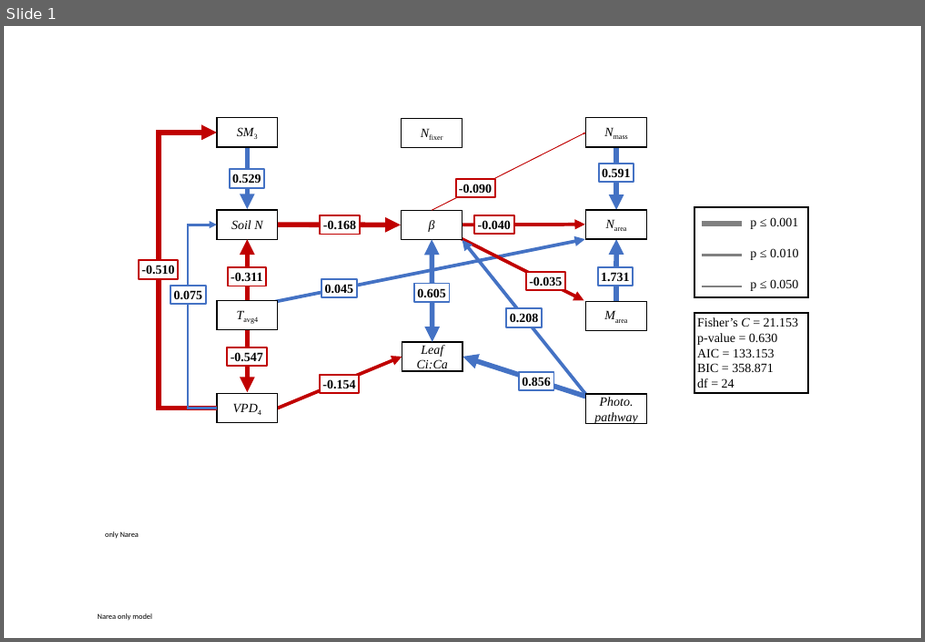
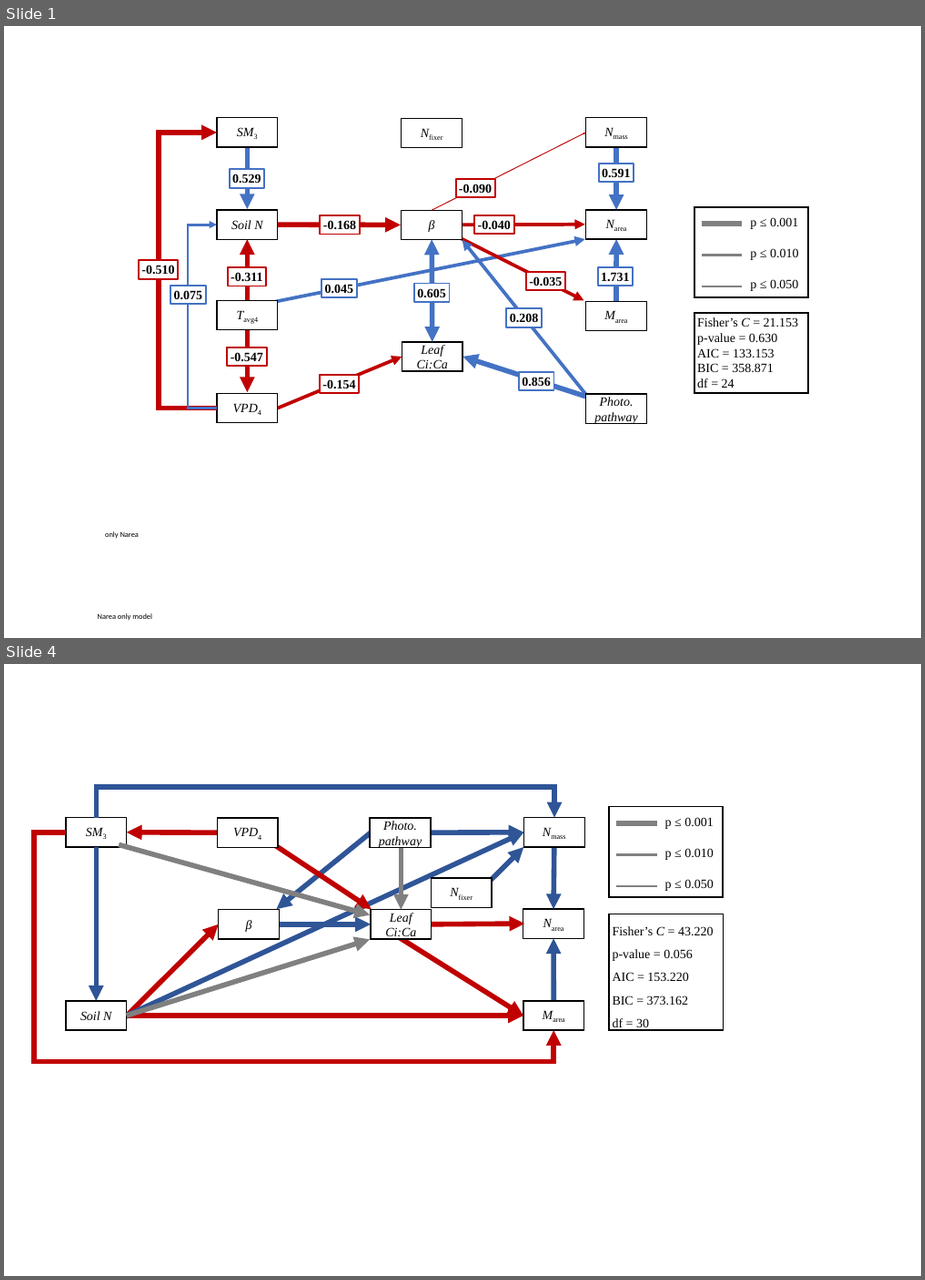
Before and after one commit to eaperkowski/TX_ecolab_leafNitrogen, a slide deck: working_drafts/figs/TXeco_SEM_ppt_fig.pptx. Shown one above the other, each under a label of ours: slide 1 before the commit, slides 1 and 4 after it; the slides between them are not shown. The pictures are 925x642 and 925x1280 pixels, drawn with LibreOffice and Linux fonts; fonts in the diff are those of the drawing. Boxes give left, top, right and bottom in pixels: in the first picture for what was removed or moved away, otherwise in the second. Text is boxed around its words. In the diff, an @@ line names an element or a change of style, - is before the commit and + after.

Commit message:
revise chi calculation and redo all of stats with revised chi and beta values

```diff
--- a/working_drafts/figs/TXeco_SEM_ppt_fig.pptx
+++ b/working_drafts/figs/TXeco_SEM_ppt_fig.pptx
@@ slide 4 added at [4, 664, 921, 1276], background #FFFFFF @@
@@ elbow arrow added from (96, 818) to (555, 818), #2F5597 12 pt @@
@@ rectangle added at [66, 818, 127, 847], fill #FFFFFF, outline #000000 3 pt, 30 pt, text #000000, italic @@
+SM3
@@ rectangle added at [217, 818, 278, 847], fill #FFFFFF, outline #000000 3 pt, 30 pt, text #000000, italic @@
+VPD4
@@ rectangle added at [370, 818, 431, 847], fill #FFFFFF, outline #000000 3 pt, 30 pt, text #000000, italic @@
+Photo. pathway
@@ rectangle added at [525, 818, 585, 847], fill #FFFFFF, outline #000000 3 pt, 30 pt, text #000000 @@
+Nmass
@@ group added at [609, 807, 723, 897]: 3 lines, 3 texts, 1 rectangle @@
+p ≤ 0.001
+p ≤ 0.010
+p ≤ 0.050
@@ elbow arrow added from (66, 832) to (554, 1030), #C00000 12 pt @@
@@ arrow added from (96, 847) to (96, 1001), #2F5597 12 pt @@
@@ arrow added from (119, 845) to (370, 915), #808080 12 pt @@
@@ arrow added from (217, 832) to (127, 832), #C00000 12 pt @@
@@ arrow added from (127, 1015) to (525, 832), #2F5597 12 pt @@
@@ arrow added from (266, 839) to (372, 909), #C00000 12 pt @@
@@ arrow added from (375, 829) to (276, 909), #2F5597 12 pt @@
@@ arrow added from (401, 841) to (401, 910), #808080 12 pt @@
@@ arrow added from (431, 832) to (525, 832), #2F5597 12 pt @@
@@ arrow added from (481, 890) to (524, 847), #2F5597 12 pt @@
@@ arrow added from (555, 847) to (554, 909), #2F5597 12 pt @@
@@ rectangle added at [431, 878, 492, 907], fill #FFFFFF, outline #000000 3 pt, 30 pt, text #000000 @@
+Nfixer
@@ rectangle added at [524, 909, 584, 938], fill #FFFFFF, outline #000000 3 pt, 30 pt, text #000000 @@
+Νarea
@@ arrow added from (121, 1021) to (219, 924), #C00000 12 pt @@
@@ rectangle added at [219, 910, 280, 939], fill #FFFFFF, outline #000000 3 pt, 30 pt, text #000000, italic @@
+β
@@ arrow added from (280, 924) to (371, 924), #2F5597 12 pt @@
@@ rectangle added at [371, 910, 432, 939], fill #FFFFFF, outline #000000 3 pt, 30 pt, text #000000, italic @@
+Leaf Ci:Ca
@@ arrow added from (393, 933) to (524, 1015), #C00000 12 pt @@
@@ arrow added from (432, 924) to (525, 923), #C00000 12 pt @@
@@ rectangle added at [609, 914, 724, 1030], fill #FFFFFF, outline #000000 4 pt, 30 pt, text #000000 @@
+Fisher’s C = 43.220
+p-value = 0.056
+AIC = 153.220
+BIC = 373.162
+df = 30
@@ arrow added from (127, 1015) to (370, 939), #808080 12 pt @@
@@ arrow added from (554, 1001) to (554, 938), #2F5597 12 pt @@
@@ rectangle added at [66, 1001, 127, 1030], fill #FFFFFF, outline #000000 3 pt, 30 pt, text #000000, italic @@
+Soil N
@@ arrow added from (127, 1015) to (524, 1015), #C00000 12 pt @@
@@ rectangle added at [524, 1001, 585, 1030], fill #FFFFFF, outline #000000 3 pt, 30 pt, text #000000 @@
+Marea
```
Also in this commit, not shown: 1 slide changed, 1 other slide added, 15 other files.
